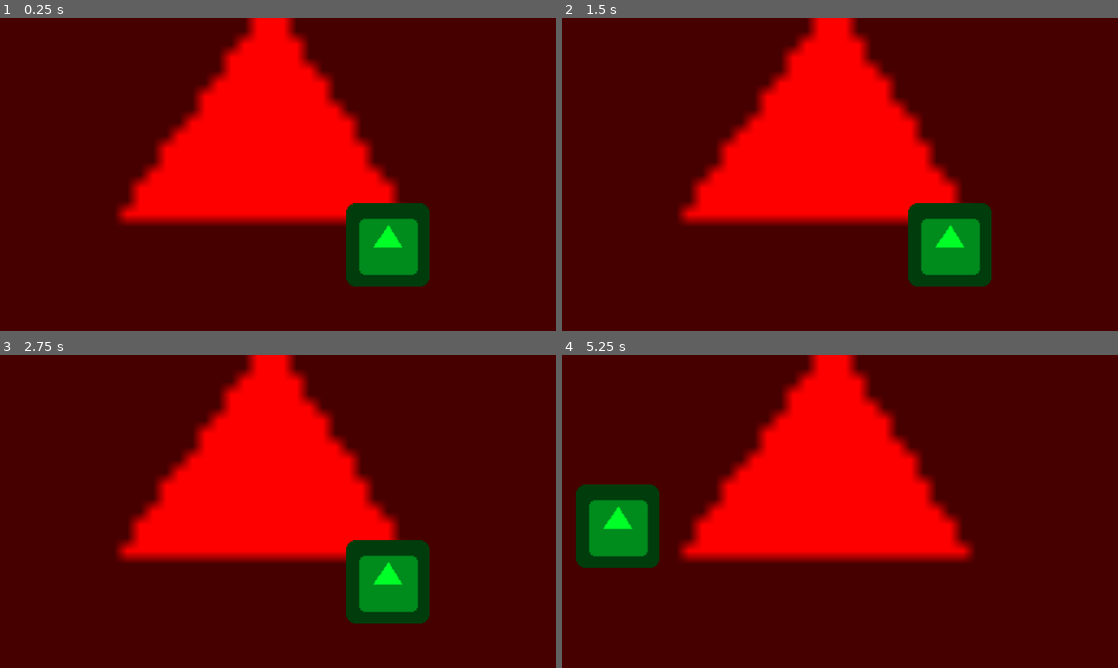
Above: before the commit, frames 1-4 (two rows, left to right).
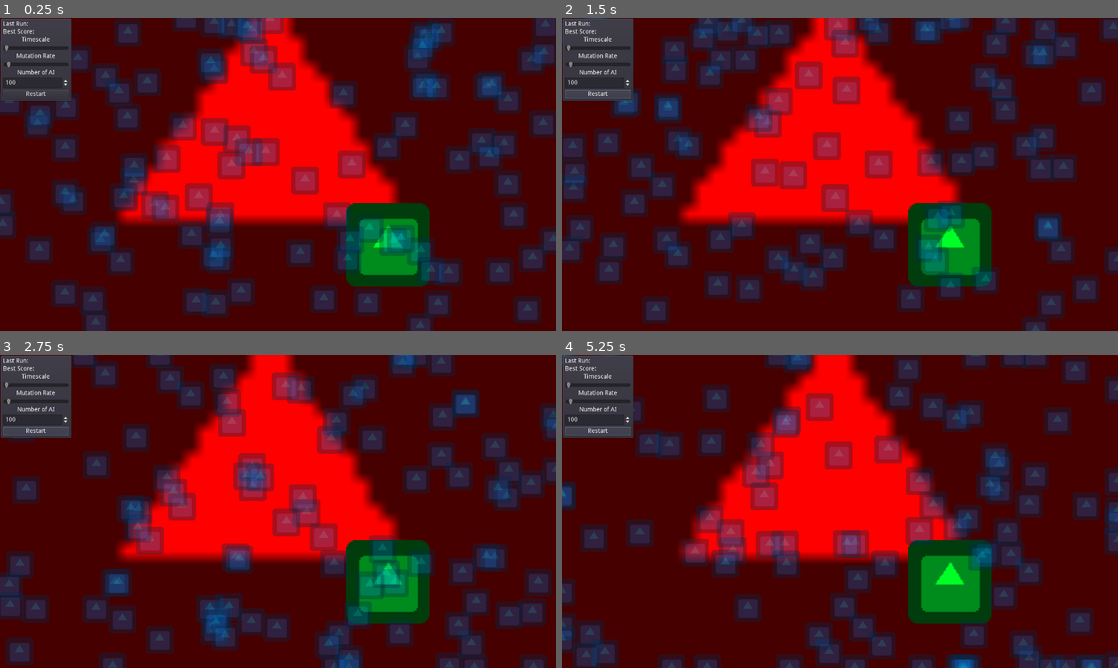
Above: after the commit, the same moments.

Repository: zomdiax5/GodotNeuralCars
Game: Godot game, scene res://Control.tscn
Two runs of this game, one before a commit and one after it. Both use one fixed random seed, a clock stepped at 60 frames per second and the inputs below. The engine's default icon, where the game draws it, is replaced by a stand-in: a white triangle on a blue panel in a dark square.
Inputs (mouse positions are in pixels of both pictures, inside the frame that each line leads up to):
- Up to frame 1 (0.25 s): no input
- Up to frame 2 (1.5 s): click (595, 93) at 0.5 s, where only the run after the commit has a clickable "Restart"; click (595, 93) at 1.25 s, where only the run after the commit has a clickable "Restart"
- Up to frame 3 (2.75 s): click (33, 430) at 2 s, where only the run after the commit has a clickable "Restart"
- Up to frame 4 (5.25 s): no input

The runs differ from the first frame. In frame 1, 36% of the frame differs, in the area x 0-100%, y 0-100%; in frame 2, 35%; in frame 3, 34%; in frame 4, 39%.

Commit message:
First Public Test

Diff:
--- a/AI.gd
+++ b/AI.gd
@@ -7,7 +7,7 @@
 func _ready() -> void:
 	randomize()
 	id = int(rand_range(-9999999,9999999))
-	net.create_net([4,2,2])
+	net.create_net([4,10,2])
 
 func map_to_value(value,maximum):
 	return (value/maximum)-0.5
--- a/AI.tscn
+++ b/AI.tscn
@@ -2,9 +2,7 @@
 
 [ext_resource path="res://NN.gd" type="Script" id=1]
 [ext_resource path="res://AI.gd" type="Script" id=2]
-
-[sub_resource type="CircleShape2D" id=1]
-radius = 27.0185
+[ext_resource path="res://icon.png" type="Texture" id=3]
 
 [node name="AI" type="KinematicBody2D"]
 position = Vector2( 608, 410 )
@@ -12,8 +10,9 @@
 collision_mask = 0
 script = ExtResource( 2 )
 
-[node name="CollisionShape2D" type="CollisionShape2D" parent="."]
-shape = SubResource( 1 )
-
 [node name="NN" type="Node" parent="."]
 script = ExtResource( 1 )
+
+[node name="Icon" type="Sprite" parent="."]
+modulate = Color( 0, 0.717647, 1, 0.333333 )
+texture = ExtResource( 3 )
--- a/Control.tscn
+++ b/Control.tscn
@@ -1,6 +1,7 @@
-[gd_scene load_steps=3 format=2]
+[gd_scene load_steps=4 format=2]
 
 [ext_resource path="res://icon.png" type="Texture" id=1]
+[ext_resource path="res://UI.gd" type="Script" id=2]
 [ext_resource path="res://Trainer.gd" type="Script" id=4]
 
 [node name="Main" type="Node2D"]
@@ -19,4 +20,81 @@
 
 [node name="Trainer" type="Node" parent="."]
 script = ExtResource( 4 )
-number_of_AI = 300
+
+[node name="CanvasLayer" type="CanvasLayer" parent="."]
+
+[node name="Control" type="Control" parent="CanvasLayer"]
+margin_right = 1280.0
+margin_bottom = 720.0
+rect_min_size = Vector2( 1280, 720 )
+
+[node name="PanelContainer" type="PanelContainer" parent="CanvasLayer/Control"]
+margin_right = 166.0
+margin_bottom = 173.0
+
+[node name="VBoxContainer" type="VBoxContainer" parent="CanvasLayer/Control/PanelContainer"]
+margin_left = 7.0
+margin_top = 7.0
+margin_right = 159.0
+margin_bottom = 185.0
+script = ExtResource( 2 )
+
+[node name="CurrentRun" type="Label" parent="CanvasLayer/Control/PanelContainer/VBoxContainer"]
+margin_right = 152.0
+margin_bottom = 14.0
+text = "Last Run:"
+
+[node name="PreviusBestScore" type="Label" parent="CanvasLayer/Control/PanelContainer/VBoxContainer"]
+margin_top = 18.0
+margin_right = 152.0
+margin_bottom = 32.0
+text = "Best Score:"
+
+[node name="PreviusBestScore2" type="Label" parent="CanvasLayer/Control/PanelContainer/VBoxContainer"]
+margin_top = 36.0
+margin_right = 152.0
+margin_bottom = 50.0
+text = "Timescale"
+align = 1
+
+[node name="Timescale" type="HSlider" parent="CanvasLayer/Control/PanelContainer/VBoxContainer"]
+margin_top = 54.0
+margin_right = 152.0
+margin_bottom = 70.0
+max_value = 5.0
+
+[node name="PreviusBestScore3" type="Label" parent="CanvasLayer/Control/PanelContainer/VBoxContainer"]
+margin_top = 74.0
+margin_right = 152.0
+margin_bottom = 88.0
+text = "Mutation Rate"
+align = 1
+
+[node name="MutationRate" type="HSlider" parent="CanvasLayer/Control/PanelContainer/VBoxContainer"]
+margin_top = 92.0
+margin_right = 152.0
+margin_bottom = 108.0
+max_value = 0.1
+step = 0.001
+value = 0.004
+
+[node name="PreviusBestScore4" type="Label" parent="CanvasLayer/Control/PanelContainer/VBoxContainer"]
+margin_top = 112.0
+margin_right = 152.0
+margin_bottom = 126.0
+text = "Number of AI"
+align = 1
+
+[node name="NumberOfAI" type="SpinBox" parent="CanvasLayer/Control/PanelContainer/VBoxContainer"]
+margin_top = 130.0
+margin_right = 152.0
+margin_bottom = 154.0
+min_value = 1.0
+max_value = 2000.0
+value = 100.0
+
+[node name="Restart" type="Button" parent="CanvasLayer/Control/PanelContainer/VBoxContainer"]
+margin_top = 158.0
+margin_right = 152.0
+margin_bottom = 178.0
+text = "Restart"
--- /dev/null
+++ b/Global.gd
@@ -0,0 +1,13 @@
+extends Node
+
+var mutation_rate :float = 0.001
+
+var timescale :float = 1.0
+
+var amount_of_AI :int = 100
+
+signal next_run(number,best)
+signal restart
+
+func setval(value,variable_name):
+	set(variable_name,value)
--- a/NNode.gd
+++ b/NNode.gd
@@ -29,7 +29,7 @@
 	return value
 
 func mutate():
-	var weight_diff = 0.004
+	var weight_diff = Global.mutation_rate
 	for i in range(0,weights.size()):
 		var max_p :float = 0.9
 		var max_n :float = 0.9
--- a/Trainer.gd
+++ b/Trainer.gd
@@ -4,22 +4,33 @@
 
 var timer :float = 0
 
-export(int) var number_of_AI = 5
 var AI = preload("res://AI.tscn")
+
+var ran :bool = false
 
 
 func _ready() -> void:
-	for i in range(0,number_of_AI):
+	if !ran:
+		Global.connect("restart",self,"restart")
+		ran = true
+	for i in range(0,Global.amount_of_AI):
 		var scene = AI.instance()
 		add_child(scene)
 		scene.global_position = Vector2(rand_range(0,1280),rand_range(0,720))
 
 func _process(delta:float):
-	Engine.time_scale = 2
-	if timer > 10:
+	Engine.time_scale = Global.timescale
+	if timer > 7:
 		next_run()
 		timer = 0
 	timer+=delta
+
+func restart():
+	for child in get_children():
+		child.queue_free()
+	run = 0
+	timer = 0
+	_ready()
 
 func next_run():
 	run += 1
@@ -44,9 +55,10 @@
 
 	print("Starting round %s..." % run)
 	print("Previous best score: %s" % best_score)
+	Global.emit_signal("next_run",run,best_score)
 	target.global_position = Vector2(
-		rand_range(0,1280),
-		rand_range(0,720)
+		rand_range(1280/3,1280-(1280/3)),
+		rand_range(720/3,720-(720/3))
 	)
 
 onready var target = get_tree().get_nodes_in_group("target")[0]
--- /dev/null
+++ b/UI.gd
@@ -0,0 +1,14 @@
+extends VBoxContainer
+
+func _ready() -> void:
+	Global.connect("next_run",self,"next")
+	$Timescale.connect("value_changed",Global,"setval",["timescale"])
+	$MutationRate.connect("value_changed",Global,"setval",["mutation_rate"])
+	$NumberOfAI.connect("value_changed",Global,"setval",["amount_of_AI"])
+	$Restart.connect("pressed",Global,"emit_signal",["restart"])
+#func _process(delta: float) -> void:
+	#print(Global.timescale)
+
+func next(run,best):
+	$CurrentRun.text = "Last Run: %s" % run
+	$PreviusBestScore.text = "Best Score: %s" % best
--- a/project.godot
+++ b/project.godot
@@ -30,6 +30,10 @@
 run/main_scene="res://Control.tscn"
 config/icon="res://icon.png"
 
+[autoload]
+
+Global="*res://Global.gd"
+
 [display]
 
 window/size/width=1280
